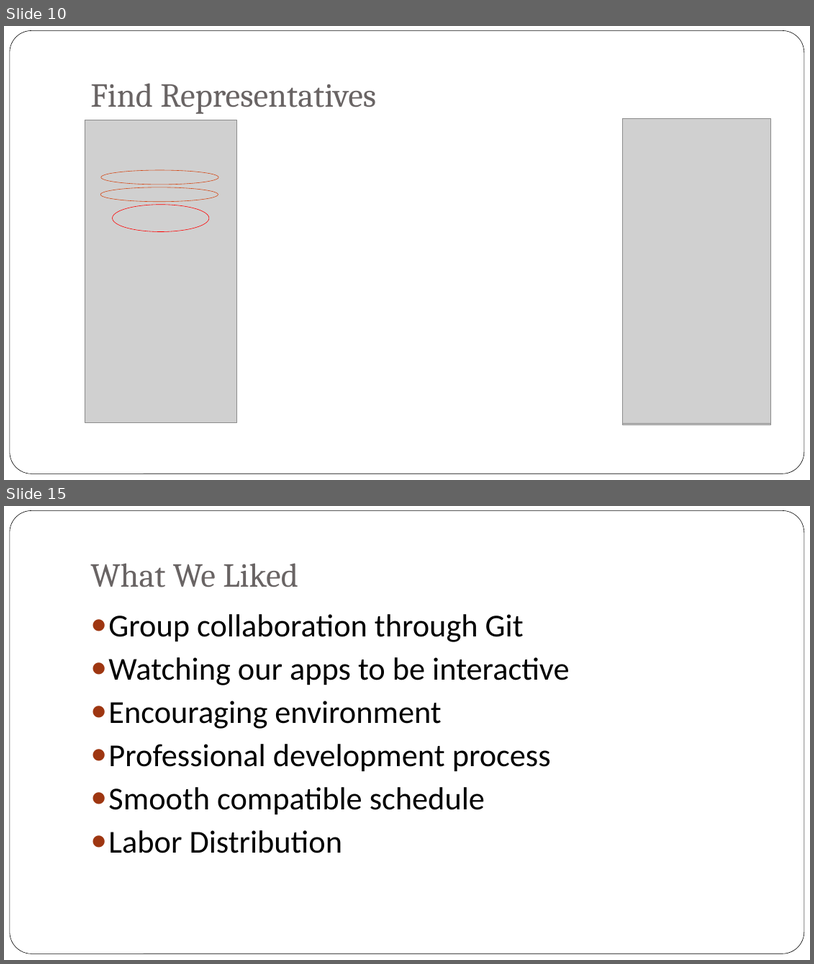
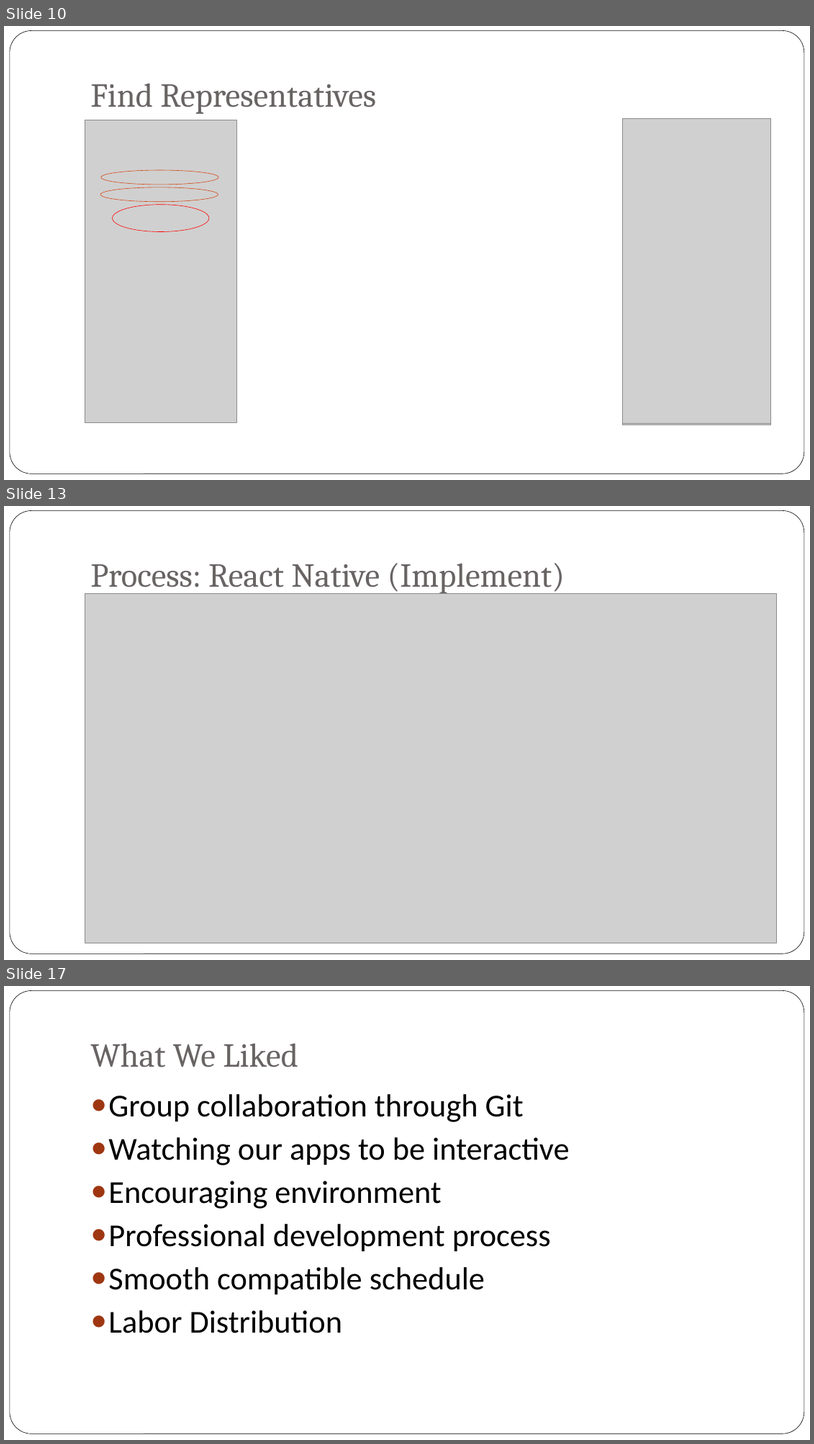
Before and after one commit to bxji/Civic-Duty, a slide deck: presentation/civic_duty_presentation_final.pptx. Shown one above the other, each under a label of ours: slides 10 and 15 before the commit, slides 10, 13 and 17 after it; the slides between them are not shown. The pictures are 814x964 and 814x1444 pixels, drawn with LibreOffice and Linux fonts; fonts in the diff are those of the drawing; grey boxes stand for pictures; background and template pictures are left out. Boxes give left, top, right and bottom in pixels: in the first picture for what was removed or moved away, otherwise in the second. Text is boxed around its words. In the diff, an @@ line names an element or a change of style, - is before the commit and + after.

```diff
--- a/presentation/civic_duty_presentation_final.pptx
+++ b/presentation/civic_duty_presentation_final.pptx
@@ slide 13 added at box(4, 506, 810, 960), background picture (left out); not listed: 1 template element that a slide beside it also shows @@
@@ title added at box(90, 563, 566, 594), 40 pt, text #696464 @@
+Process: React Native (Implement)
@@ picture added at box(85, 594, 777, 943) @@
@@ what was slide 15 is now slide 17 @@
```
Also in this commit, not shown: 3 slides changed, 4 other slides added, 3 slides removed.
